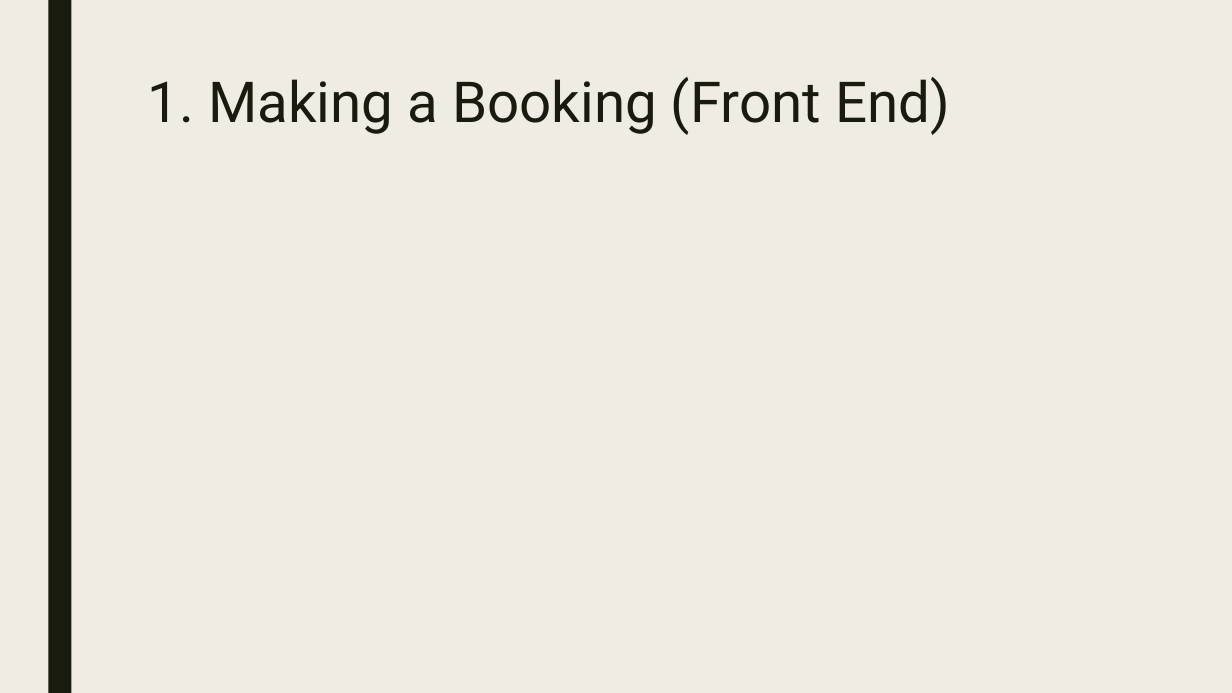
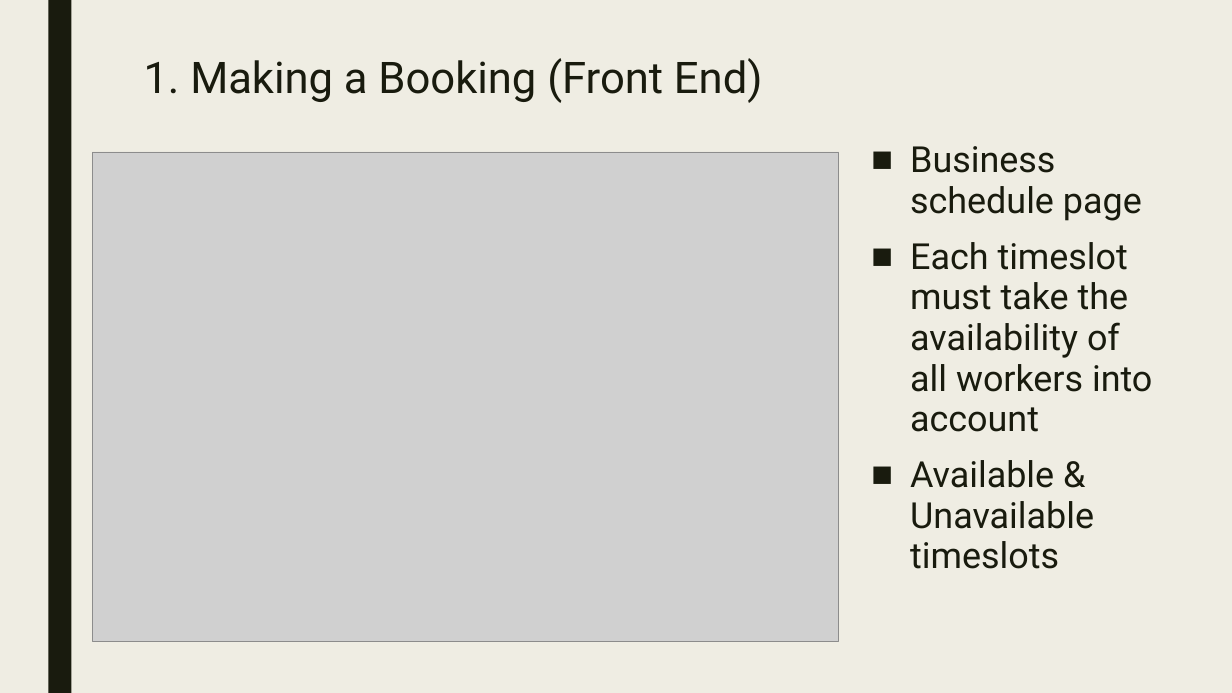
Before and after one commit to RMIT-SEPT/majorproject-5-wed-16-30-6, a slide deck: slide 2 of docs/Presentation/milestone3_presentation.pptx. Drawn at 1232x693 pixels with LibreOffice and Linux fonts; fonts in the diff are those of the drawing; grey boxes stand for pictures. Boxes give left, top, right and bottom in pixels: in the first picture for what was removed or moved away, otherwise in the second. Text is boxed around its words. In the diff, an @@ line names an element or a change of style, - is before the commit and + after.

```diff
--- a/docs/Presentation/milestone3_presentation.pptx
+++ b/docs/Presentation/milestone3_presentation.pptx
@@ title "1. Making a Booking (Front ...": place and size @@
-title "1. Making a Booking (Front ..." at box(148, 77, 950, 135)
+title "1. Making a Booking (Front ..." at box(144, 58, 763, 103)
@@ title "1. Making a Booking (Front ..." at box(144, 58, 763, 103): size 44 to 34 pt @@
@@ text added at box(910, 146, 1152, 569), 28 pt, text #191B0E @@
+■ Business schedule page
+■ Each timeslot must take the availability of all workers into account
+■ Available & Unavailable timeslots
@@ picture added at box(92, 152, 839, 640) @@
```
Also in this commit, not shown: 1 other slide changed, 1 slide added.
